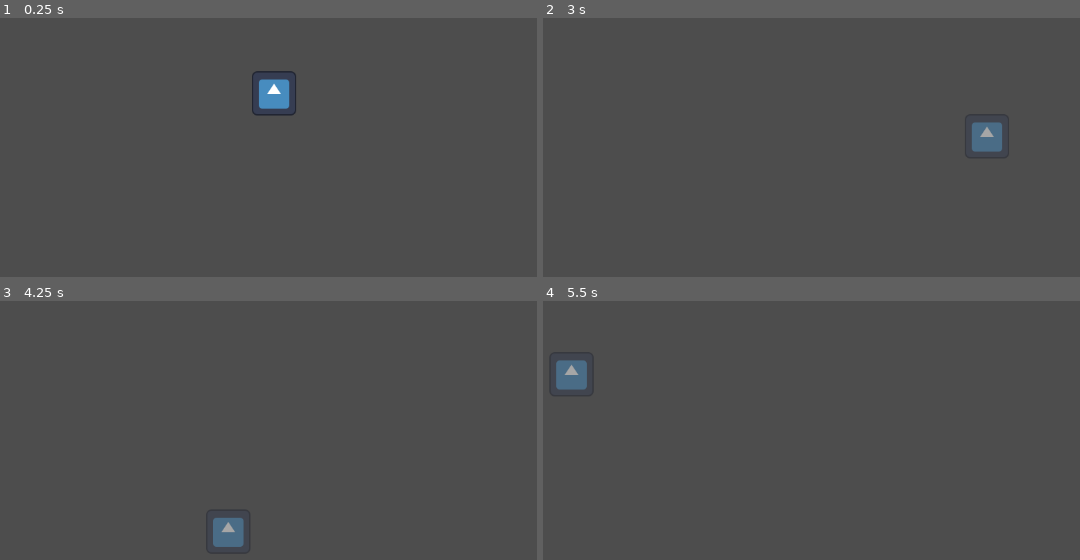
Above: before the commit, frames 1-4 (two rows, left to right).
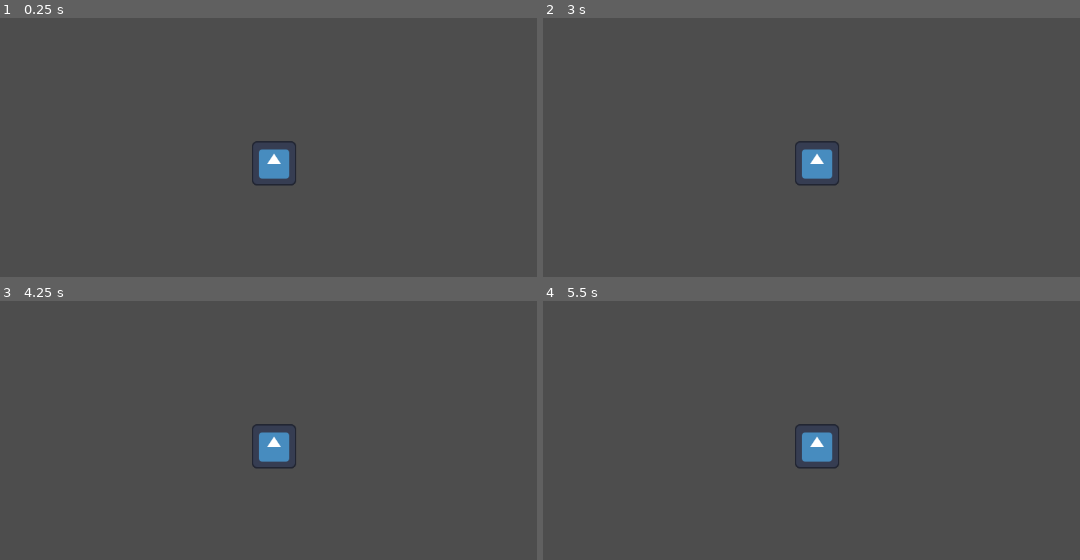
Above: after the commit, the same moments.

Repository: JuJuz1/Life-s-equilibrium
Game: Godot game, scene res://scenes/node_2d.tscn
Same seed, same stepped clock (60 frames per second), same inputs: the game is played once before the commit and once after it. The engine's default icon, where the game draws it, is replaced by a stand-in: a white triangle on a blue panel in a dark square.
Inputs (mouse positions are in pixels of both pictures, inside the frame that each line leads up to):
- Up to frame 1 (0.25 s): no input
- Up to frame 2 (3 s): click (816, 93) at 0.52 s; click (816, 93) at 1.27 s; click (816, 93) at 2.02 s; tap Enter at 2.75 s; move the mouse to (988, 137) at 2.77 s; click (988, 137) at 2.92 s
- Up to frame 3 (4.25 s): tap Space at 3.5 s; drag from (107, 464) to (230, 531) at 3.52 s
- Up to frame 4 (5.5 s): tap Enter at 4.25 s; move the mouse to (892, 342) at 4.27 s; click (892, 342) at 4.42 s; tap Space at 5 s; drag from (773, 531) to (569, 373) at 5.02 s

The runs differ from the first frame. In frame 1, 1.7% of the frame differs, in the area x 46-56%, y 20-65%; in frame 2, 1.5%; in frame 3, 1.5%; in frame 4, 1.5%.

Commit message:
All entities as area2D, simple attributes

Diff:
--- a/scenes/character.tscn
+++ b/scenes/character.tscn
@@ -1,14 +1,19 @@
-[gd_scene load_steps=3 format=3 uid="uid://bogepnxodfeyj"]
+[gd_scene load_steps=4 format=3 uid="uid://dnbiu3hoho43c"]
 
-[ext_resource type="Script" path="res://scripts/character.gd" id="1_34ggj"]
-[ext_resource type="Texture2D" uid="uid://pwjs8bf3dr1x" path="res://graphics/icon.svg" id="2_3vftq"]
+[ext_resource type="Script" path="res://scripts/character.gd" id="1_04opc"]
+[ext_resource type="Texture2D" uid="uid://pwjs8bf3dr1x" path="res://graphics/icon.svg" id="2_xx4x0"]
 
-[node name="Node2D" type="Node2D"]
-script = ExtResource("1_34ggj")
+[sub_resource type="CircleShape2D" id="CircleShape2D_layby"]
+radius = 31.257
+
+[node name="Area2D" type="Area2D"]
+position = Vector2(584, 331)
+collision_mask = 0
+script = ExtResource("1_04opc")
 
 [node name="Sprite2D" type="Sprite2D" parent="."]
 scale = Vector2(0.5, 0.5)
-texture = ExtResource("2_3vftq")
+texture = ExtResource("2_xx4x0")
 
 [node name="Button" type="Button" parent="."]
 self_modulate = Color(1, 1, 1, 0)
@@ -18,6 +23,9 @@
 offset_bottom = 32.0
 size_flags_vertical = 4
 
+[node name="CollisionShape2D" type="CollisionShape2D" parent="."]
+shape = SubResource("CircleShape2D_layby")
+
 [connection signal="button_down" from="Button" to="." method="_on_button_button_down"]
 [connection signal="button_up" from="Button" to="." method="_on_button_button_up"]
 [connection signal="mouse_entered" from="Button" to="." method="_on_button_mouse_entered"]
--- a/scenes/node_2d.tscn
+++ b/scenes/node_2d.tscn
@@ -1,8 +1,13 @@
-[gd_scene load_steps=2 format=3 uid="uid://dcye3hshybkmc"]
+[gd_scene load_steps=3 format=3 uid="uid://dcye3hshybkmc"]
 
-[ext_resource type="PackedScene" uid="uid://bogepnxodfeyj" path="res://scenes/character.tscn" id="1_famdu"]
+[ext_resource type="PackedScene" uid="uid://dnbiu3hoho43c" path="res://scenes/character.tscn" id="2_d6tsq"]
+[ext_resource type="PackedScene" uid="uid://dajefe25vpnrg" path="res://scenes/workplace.tscn" id="2_hpr3n"]
 
 [node name="World" type="Node2D"]
 
-[node name="Node2D" parent="." instance=ExtResource("1_famdu")]
-position = Vector2(584, 230)
+[node name="Character" parent="." instance=ExtResource("2_d6tsq")]
+
+[node name="Character2" parent="." instance=ExtResource("2_d6tsq")]
+
+[node name="Area2D" parent="." instance=ExtResource("2_hpr3n")]
+position = Vector2(290, 175)
--- /dev/null
+++ b/scenes/workplace.tscn
@@ -0,0 +1,16 @@
+[gd_scene load_steps=3 format=3 uid="uid://dajefe25vpnrg"]
+
+[ext_resource type="Script" path="res://scripts/workplace.gd" id="1_nsxy8"]
+
+[sub_resource type="RectangleShape2D" id="RectangleShape2D_fsyyk"]
+size = Vector2(337, 201)
+
+[node name="Area2D" type="Area2D"]
+collision_layer = 0
+script = ExtResource("1_nsxy8")
+
+[node name="CollisionShape2D" type="CollisionShape2D" parent="."]
+shape = SubResource("RectangleShape2D_fsyyk")
+
+[connection signal="area_entered" from="." to="." method="_on_area_entered"]
+[connection signal="area_exited" from="." to="." method="_on_area_exited"]
--- a/scripts/character.gd
+++ b/scripts/character.gd
@@ -1,10 +1,16 @@
-extends Node2D
+extends Area2D
+class_name Character
 ## Character management
 
 ## Used to move the character
 var dragging: bool = false
 ## Offset to not snap character to mouse position when pressed the first time
 var offset: Vector2 = Vector2.ZERO
+
+## Attributes
+var age: int = 0
+var energy: int = 0
+var disease: bool = false
 
 func _ready() -> void:
 	pass # Replace with function body.
@@ -27,10 +33,10 @@
 
 
 ## When mouse hovers over the character
-func _on_button_mouse_entered():
+func _on_button_mouse_entered() -> void:
 	$Sprite2D.modulate.a = 0.5
 
 
 ## When mouse leaves the area
-func _on_button_mouse_exited():
+func _on_button_mouse_exited() -> void:
 	$Sprite2D.modulate.a = 1
--- /dev/null
+++ b/scripts/workplace.gd
@@ -0,0 +1,15 @@
+extends Node2D
+## Workplace mechanics
+
+## When entering workplace
+func _on_area_entered(area: Area2D) -> void:
+	if area is Character:
+		# Start timers and associated stuff
+		area.energy -= 10
+		print(area.energy)
+
+
+## When leaving
+func _on_area_exited(area: Area2D) -> void:
+	pass # Replace with function body.
+	# Stop timers
